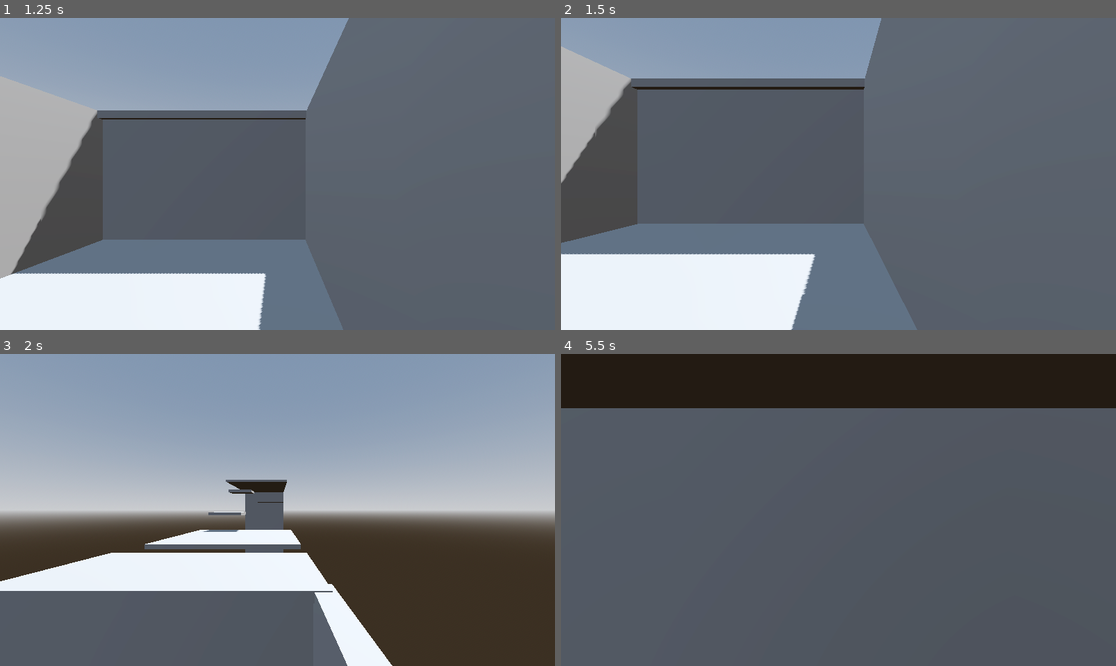
Above: before the commit, frames 1-4 (two rows, left to right).
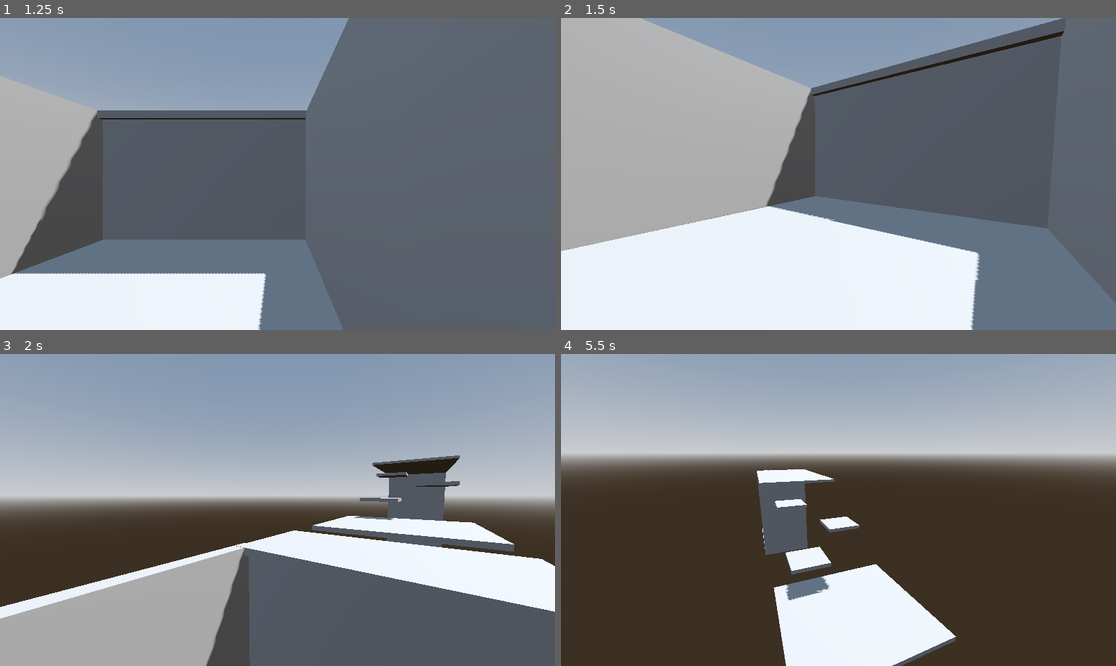
Above: after the commit, the same moments.

Repository: dfrttkj/CooolGame4gameJam
Game: Godot game, scene res://Scenes/main.tscn
Same seed, same stepped clock (60 frames per second), same inputs: the game is played once before the commit and once after it.
Inputs (mouse positions are in pixels of both pictures, inside the frame that each line leads up to):
- Up to frame 1 (1.25 s): move the mouse to (399, 158) at 0.52 s; hold D (move_right) from 0.53 s (still down); click (399, 158) at 0.67 s; tap Space (jump) at 0.77 s
- Up to frame 2 (1.5 s): move the mouse to (810, 174) at 1.27 s; release D (move_right) at 1.28 s; hold W (move_forward) from 1.28 s (still down)
- Up to frame 3 (2 s): keep holding W (move_forward); tap Space (jump) at 1.52 s
- Up to frame 4 (5.5 s): move the mouse to (849, 503) at 2.02 s; move the mouse to (832, 516) at 2.77 s; tap Space (jump) at 3.02, 3.77, 4.52 s; move the mouse to (877, 513) at 3.52 s; tap Escape (ui_cancel) at 4.15 s; move the mouse to (672, 463) at 4.27 s; release W (move_forward) at 4.28 s; hold A (move_left) 4.28-5.03 s; click (672, 463) at 4.42 s; move the mouse to (844, 510) at 5.02 s; hold W (move_forward) from 5.03 s (still down)

Frame 1 is identical in both runs. In frame 2, 50% of the frame differs, in the area x 0-100%, y 0-100%; in frame 3, 46%; in frame 4, 97%.

Commit message:
finished camera for the most part

Diff:
--- a/coool-death-game/Scenes/main.tscn
+++ b/coool-death-game/Scenes/main.tscn
@@ -103,3 +103,4 @@
 
 [node name="Player" parent="." instance=ExtResource("1_jjgbg")]
 transform = Transform3D(1, 0, 0, 0, 1, 0, 0, 0, 1, 0, 15.198969, 0)
+mouseSensitivity = 0.002
--- a/coool-death-game/Scripts/player.gd
+++ b/coool-death-game/Scripts/player.gd
@@ -8,28 +8,35 @@
 @export var jump_power = 80
 
 #Vars for Camera movement
+@export var mouseSensitivity = 0.01
 @onready var neck := $Pivot/neck
 @onready var camera := $Pivot/neck/Camera3D
+@onready var character := $"Pivot/character-d2"
 
-func _unhandled_input(event: InputEvent) -> void:
-	if event is InputEventMouseButton:
-		Input.set_mouse_mode(Input.MOUSE_MODE_CAPTURED)
-	elif event.is_action_pressed("ui_cancel"):
+func _unhandled_input(event: InputEvent) -> void:								#For camera movement
+	if event is InputEventMouseButton:											#if mouse click, mouse cursor gone
+		Input.mouse_mode = Input.MOUSE_MODE_CAPTURED
+	elif event.is_action("ui_cancel"):											#clicking escape will make your cursor come back with milk
 		Input.set_mouse_mode(Input.MOUSE_MODE_VISIBLE)
+	if Input.mouse_mode == Input.MOUSE_MODE_CAPTURED:							#everything important for camera movement
+		if event is InputEventMouseMotion:
+			var relative = event.relative * mouseSensitivity
+			character.rotate_y(-relative.x)										#rotate character skin with the camera, just on the y axis
+			neck.rotate_y(-relative.x)
+			camera.rotate_x(-relative.y)
+			camera.rotation.x = clamp(camera.rotation.x, deg_to_rad(-80), deg_to_rad(90))				#clamps the x rotation of your head so you cant break ya neck
 
 var target_velocity = Vector3.ZERO
 
 func _physics_process(delta):
-	var direction = Vector3.ZERO
 
-	if Input.is_action_pressed("move_right"):
-		direction.x += 1
-	if Input.is_action_pressed("move_left"):
-		direction.x -= 1
-	if Input.is_action_pressed("move_back"):
-		direction.z += 1
-	if Input.is_action_pressed("move_forward"):
-		direction.z -= 1
+	var input_dir := Input.get_vector("move_left", "move_right", "move_forward", "move_back")
+	var direction = (neck.transform.basis * Vector3(input_dir.x, 0, input_dir.y)).normalized()
+
+	if direction:
+		velocity.x = direction.x * speed
+		velocity.z = direction.z * speed
+
 	if Input.is_action_just_pressed("jump"):
 		target_velocity.y += 80
 
